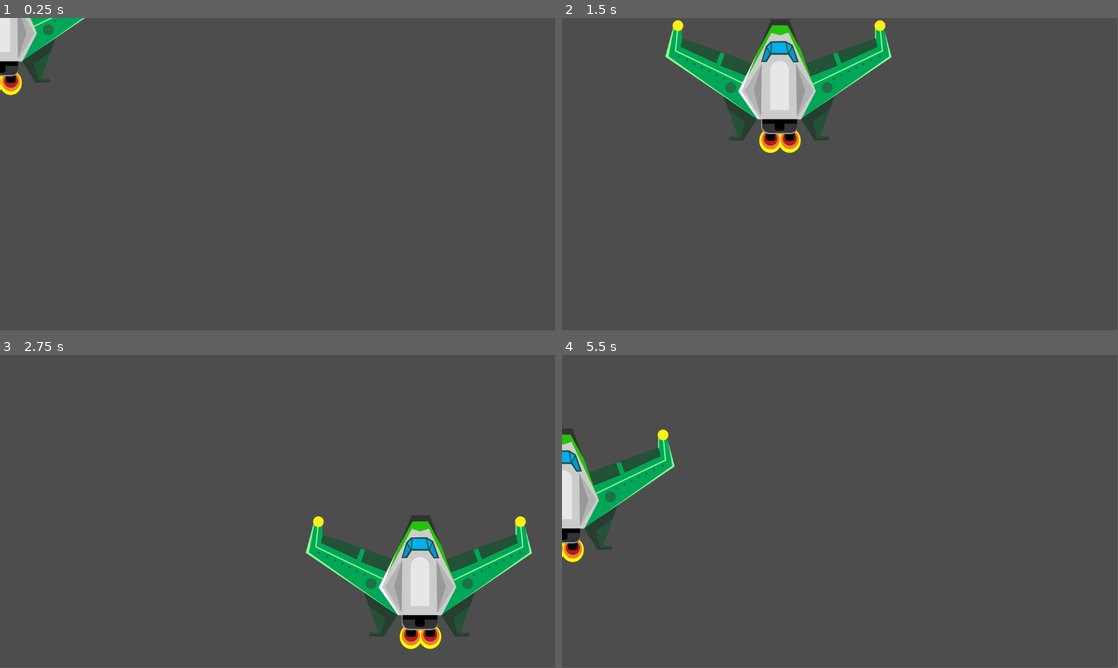
Above: before the commit, frames 1-4 (two rows, left to right).
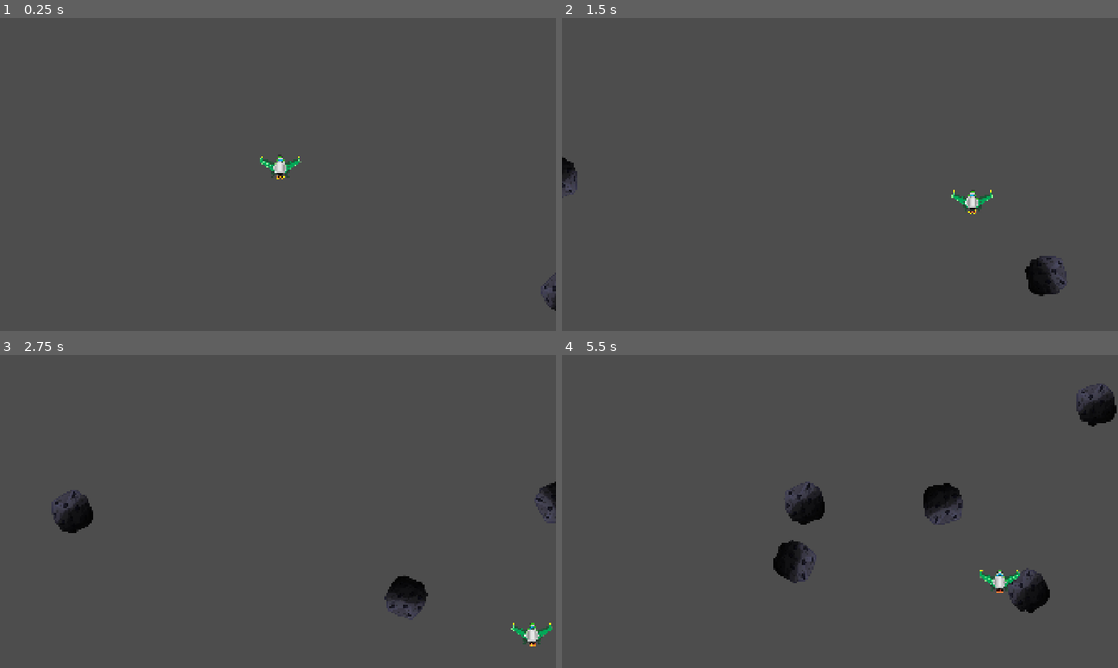
Above: after the commit, the same moments.

Repository: Mirguini/AsteroidZ
Game: Godot game, scene res://Main.tscn
Same seed, same stepped clock (60 frames per second), same inputs: the game is played once before the commit and once after it. Before the commit the project starts from res://playerController.tscn.
Inputs:
- Up to frame 1 (0.25 s): no input
- Up to frame 2 (1.5 s): hold D (moveRight) 0.53-1.28 s; hold S (moveDown) from 1.28 s (still down)
- Up to frame 3 (2.75 s): release S (moveDown) at 2.03 s; hold D (moveRight) from 2.03 s (still down)
- Up to frame 4 (5.5 s): release D (moveRight) at 2.78 s; hold W (moveUp) 2.78-3.53 s; hold A (moveLeft) 3.53-5.03 s; hold S (moveDown) from 5.03 s (still down)
In our replay, the window is 799x449 before the commit and 800x450 after it. These sizes can differ from the game's own. Grey fills any space a smaller window leaves; there, only what the larger window draws over its background counts as a difference.

The runs differ from the first frame. In frame 1, 2.4% of the frame differs, in the area x 0-100%, y 0-94%; in frame 2, 9.0%; in frame 3, 9.0%, in the area x 9-100%, y 40-94%; in frame 4, 7.2%.

Commit message:
Asteroids
He creat l'escena (objecte) asteroid i a la main Scene he generat l'script que gestiona el seu spawning (on fan spawn i també seteja la seva velocitat)

Diff:
--- /dev/null
+++ b/asteroid-z/Asteroid.tscn
@@ -0,0 +1,18 @@
+[gd_scene load_steps=4 format=3 uid="uid://ba4t4nc0diy76"]
+
+[ext_resource type="Texture2D" uid="uid://ov3q6cjl5y06" path="res://AsteroidSpawner/asteroid.png" id="1_l7pm1"]
+[ext_resource type="Script" uid="uid://b1cg0kvg0qync" path="res://asteroid.gd" id="1_n00aa"]
+
+[sub_resource type="CircleShape2D" id="CircleShape2D_n00aa"]
+radius = 53.65
+
+[node name="Asteroid" type="CharacterBody2D"]
+script = ExtResource("1_n00aa")
+
+[node name="CollisionShape2D" type="CollisionShape2D" parent="."]
+shape = SubResource("CircleShape2D_n00aa")
+
+[node name="Sprite2D" type="Sprite2D" parent="."]
+position = Vector2(1, 2)
+scale = Vector2(0.475, 0.475)
+texture = ExtResource("1_l7pm1")
--- /dev/null
+++ b/asteroid-z/Main.tscn
@@ -0,0 +1,32 @@
+[gd_scene load_steps=6 format=3 uid="uid://cynh7cmdhlbri"]
+
+[ext_resource type="Script" uid="uid://dcuiowus0yb5w" path="res://Player/AsteroidSpawner.gd" id="1_i6w0m"]
+[ext_resource type="Script" uid="uid://cu7aa85jadpi3" path="res://Player/playerController.gd" id="2_qphhv"]
+[ext_resource type="PackedScene" uid="uid://ba4t4nc0diy76" path="res://Asteroid.tscn" id="2_spgtu"]
+[ext_resource type="Texture2D" uid="uid://u7im126gtey" path="res://Player/nau.webp" id="3_spgtu"]
+
+[sub_resource type="RectangleShape2D" id="RectangleShape2D_qphhv"]
+size = Vector2(99, 65)
+
+[node name="MainScene" type="Node2D"]
+
+[node name="AsteroidSpawner" type="Node2D" parent="."]
+position = Vector2(-1, 21)
+script = ExtResource("1_i6w0m")
+asteroidObject = ExtResource("2_spgtu")
+
+[node name="Asteroids" type="Node2D" parent="."]
+position = Vector2(-1, 21)
+
+[node name="CharacterBody2D" type="CharacterBody2D" parent="."]
+position = Vector2(-1, 21)
+script = ExtResource("2_qphhv")
+
+[node name="Nau" type="Sprite2D" parent="CharacterBody2D"]
+position = Vector2(7, -25)
+scale = Vector2(0.30078125, 0.30078125)
+texture = ExtResource("3_spgtu")
+
+[node name="CollisionShape2D" type="CollisionShape2D" parent="CharacterBody2D"]
+position = Vector2(5, -26)
+shape = SubResource("RectangleShape2D_qphhv")
--- /dev/null
+++ b/asteroid-z/Player/AsteroidSpawner.gd
@@ -0,0 +1,62 @@
+extends Node2D
+
+@export var container_path: NodePath = NodePath("../Asteroids")
+
+@export var asteroidObject: PackedScene
+@export var spawnTime: float = 1.2
+@export var spawnMargin: float = 80.0
+
+@export var maxVel: float = 260.0
+@export var minVel: float = 140.0
+
+@export var desv: float = 0.35
+
+var rng := RandomNumberGenerator.new()
+
+# Called when the node enters the scene tree for the first time.
+func _ready() -> void:
+	if asteroidObject == null:
+		push_warning("Assignar asteroid Object!")
+		return
+	spawnLoop()
+
+func spawnLoop() -> void:
+	while true: #aplicar mentre el jugador està viu
+		spawnAsteroid()
+		await get_tree().create_timer(spawnTime).timeout
+
+func spawnAsteroid() -> void:
+	var viewportSize: Vector2 = get_viewport_rect().size
+
+	var side := rng.randi_range(0,3)
+	var pos := Vector2.ZERO
+
+	match side:
+		0:
+			pos = Vector2(rng.randf_range(0.0, viewportSize.x), -spawnMargin)
+		1:
+			pos = Vector2(rng.randf_range(0.0, viewportSize.x), viewportSize.y + spawnMargin)
+		2:
+			pos = Vector2(-spawnMargin, rng.randf_range(0.0, viewportSize.y))
+		3:
+			pos = Vector2(viewportSize.x + spawnMargin, rng.randf_range(0.0, viewportSize.y))
+
+	var asteroid := asteroidObject.instantiate()
+	asteroid.global_position = pos
+
+	var center := viewportSize * 0.5
+	var dir := (center - pos).normalized().rotated(rng.randf_range(-desv, desv))
+	if asteroid.has_method("set_direction"):
+		asteroid.call("set_direction", dir)
+	elif "direction" in asteroid:
+		asteroid.direction = dir
+
+	var vel := rng.randf_range(minVel, maxVel)
+	if "vel" in asteroid:
+		asteroid.vel = vel
+
+	var container: Node = get_node_or_null(container_path)
+	if container != null:
+		container.add_child(asteroid)
+	else:
+		add_child(asteroid)
--- a/asteroid-z/playerController.gd
+++ b/asteroid-z/Player/playerController.gd
@@ -2,6 +2,8 @@
 
 @export var speed := 600.0
 
+func _ready():
+	global_position = get_viewport_rect().size / 2
 
 func _process(delta: float) -> void:
 	var input_vector = Vector2.ZERO
--- /dev/null
+++ b/asteroid-z/asteroid.gd
@@ -0,0 +1,35 @@
+extends CharacterBody2D
+
+@export var speed: float = 200.0
+@export var rotation_speed: float = 2.5 # radians/segon
+
+var direction: Vector2 = Vector2.RIGHT
+var _rng := RandomNumberGenerator.new()
+
+func _ready() -> void:
+	_rng.randomize()
+
+	# Rotació aleatòria inicial + rotació constant
+	rotation = _rng.randf_range(0.0, TAU)
+	rotation_speed *= _rng.randf_range(0.6, 1.4)
+
+	# Variació suau de velocitat per instància
+	speed *= _rng.randf_range(0.85, 1.15)
+
+func set_direction(dir: Vector2) -> void:
+	if dir.length() > 0.001:
+		direction = dir.normalized()
+
+func _physics_process(delta: float) -> void:
+	velocity = direction * speed
+	move_and_slide()
+
+	rotation += rotation_speed * delta
+
+func _process(_delta: float) -> void:
+	# Esborra quan estigui prou lluny de la pantalla (amb marge)
+	var r := get_viewport_rect()
+	var margin := 250.0
+	if global_position.x < -margin or global_position.x > r.size.x + margin \
+	or global_position.y < -margin or global_position.y > r.size.y + margin:
+		queue_free()
--- a/asteroid-z/playerController.tscn
+++ /dev/null
@@ -1,13 +0,0 @@
-[gd_scene load_steps=3 format=3 uid="uid://cynh7cmdhlbri"]
-
-[ext_resource type="Script" uid="uid://cu7aa85jadpi3" path="res://playerController.gd" id="1_8nycb"]
-[ext_resource type="Texture2D" uid="uid://u7im126gtey" path="res://nau.webp" id="2_w25kc"]
-
-[node name="Node2D" type="Node2D"]
-
-[node name="CharacterBody2D" type="CharacterBody2D" parent="."]
-position = Vector2(-1, 21)
-script = ExtResource("1_8nycb")
-
-[node name="Nau" type="Sprite2D" parent="CharacterBody2D"]
-texture = ExtResource("2_w25kc")
--- a/asteroid-z/project.godot
+++ b/asteroid-z/project.godot
@@ -14,6 +14,12 @@
 run/main_scene="uid://cynh7cmdhlbri"
 config/features=PackedStringArray("4.5", "Forward Plus")
 config/icon="res://icon.svg"
+
+[display]
+
+window/size/viewport_width=1920
+window/size/viewport_height=1080
+window/stretch/mode="canvas_items"
 
 [input]
 
Binary file added: asteroid-z/AsteroidSpawner/asteroid.png
Not shown, added: asteroid-z/AsteroidSpawner/asteroid.png.import
Not shown, added: asteroid-z/Player/AsteroidSpawner.gd.uid
Renamed: asteroid-z/nau.webp -> asteroid-z/Player/nau.webp
Not shown, changed: asteroid-z/Player/nau.webp.import
Renamed: asteroid-z/playerController.gd.uid -> asteroid-z/Player/playerController.gd.uid
Not shown, added: asteroid-z/asteroid.gd.uid
